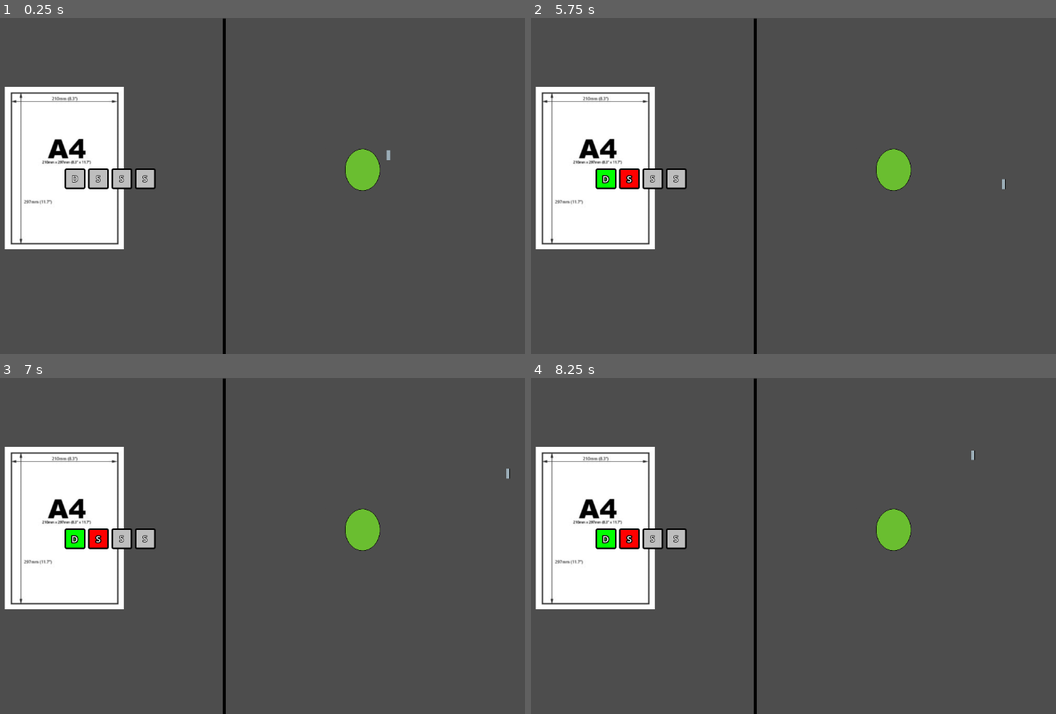
Above: before the commit, frames 1-4 (two rows, left to right).
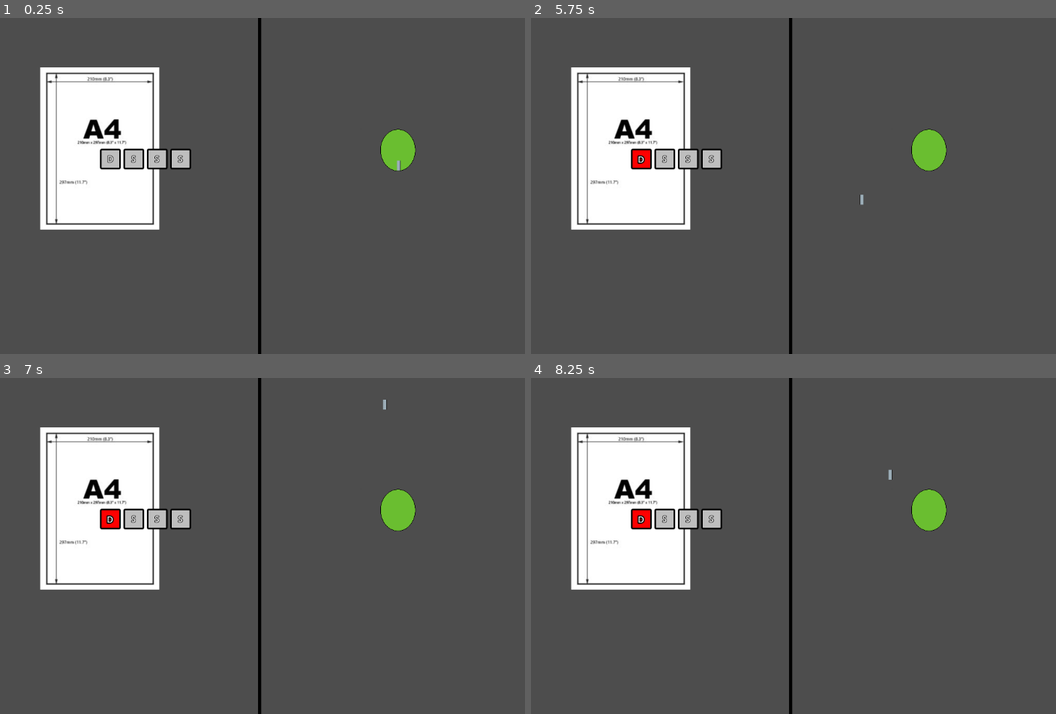
Above: after the commit, the same moments.

Repository: dueip/2024f_gamejam_misis
Game: Godot game, scene res://exam_minigame.tscn
Two runs of this game, one before a commit and one after it. Both use one fixed random seed, a clock stepped at 60 frames per second and the inputs below. This scene is started directly instead of the project's main scene.
Inputs (mouse positions are in pixels of both pictures, inside the frame that each line leads up to):
- Up to frame 1 (0.25 s): no input
- Up to frame 2 (5.75 s): tap Enter at 0.5, 4.25 s; move the mouse to (888, 169) at 0.52 s; hold D (character_right) 0.53-1.28 s; tap Space (character_dash) at 0.6, 2.75, 3.6, 5 s; click (888, 169) at 0.67 s; move the mouse to (636, 202) at 1.27 s; hold S (character_back) 1.28-2.03 s; tap E (character_drop_item) at 1.35, 4.35 s; click (636, 202) at 1.42 s; move the mouse to (814, 112) at 2.02 s; hold D (character_right) 2.03-2.78 s; hold Shift (character_run) 2.03-2.78 s; click (814, 112) at 2.17 s; move the mouse to (725, 253) at 2.77 s; hold W (character_up) 2.78-3.53 s; tap Q (character_use_item) at 2.85 s; click (725, 253) at 2.92 s; move the mouse to (935, 236) at 3.52 s; hold A (character_left) 3.53-5.03 s; click (935, 236) at 3.67 s; move the mouse to (578, 135) at 4.27 s; click (578, 135) at 4.42 s; move the mouse to (788, 186) at 5.02 s; hold S (character_back) from 5.03 s (still down); hold Shift (character_run) from 5.03 s (still down); click (788, 186) at 5.17 s
- Up to frame 3 (7 s): move the mouse to (136, 462) at 5.77 s; release S (character_back) at 5.78 s; release Shift (character_run) at 5.78 s; hold D (character_right) 5.78-6.53 s; tap Q (character_use_item) at 5.85 s; click (136, 462) at 5.92 s; move the mouse to (357, 529) at 6.52 s; hold W (character_up) from 6.53 s (still down); tap Space (character_dash) at 6.6 s; click (357, 529) at 6.67 s
- Up to frame 4 (8.25 s): move the mouse to (636, 562) at 7.27 s; release W (character_up) at 7.28 s; hold D (character_right) 7.28-8.03 s; tap E (character_drop_item) at 7.35 s; click (636, 562) at 7.42 s; move the mouse to (814, 472) at 8.02 s; hold S (character_back) from 8.03 s (still down); hold Shift (character_run) from 8.03 s (still down); click (814, 472) at 8.17 s

The runs differ from the first frame. In frame 1, 13% of the frame differs, in the area x 0-80%, y 0-100%; in frame 2, 13%; in frame 3, 13%, in the area x 0-98%, y 0-100%; in frame 4, 13%.

Commit message:
imporved exam minigame

Diff:
--- a/RightPart.gd
+++ b/RightPart.gd
@@ -5,7 +5,7 @@
 
 @onready var hole = $Hole
 @onready var SomeOtherThing = $SomeOtherThing
-
+@onready var speed : Vector2 = Vector2(0,0)
 var is_some_other_thing_in: bool = false
 
 func _ready():
@@ -14,7 +14,8 @@
 
 func _input(event):
 	if event is InputEventMouseMotion:
-		SomeOtherThing.position += event.relative
+		SomeOtherThing.position += (event.position-get_viewport_rect().size/2)
+		Input.warp_mouse(get_viewport_rect().size/2)
 	if event is InputEventMouseButton && event.button_index == MOUSE_BUTTON_LEFT && not event.is_echo():
 		if is_some_other_thing_in:
 			print("Correct!")
@@ -22,11 +23,19 @@
 
 func _process(delta):
 
+	SomeOtherThing.position += speed * delta
 	SomeOtherThing.global_position.x = clampf(SomeOtherThing.global_position.x, get_viewport_rect().size.x / 2, get_viewport_rect().size.x);
 	SomeOtherThing.global_position.y = clampf(SomeOtherThing.global_position.y, 0, get_viewport_rect().size.y);
 
-	SomeOtherThing.position.x += randf_range(-1, 1) * 10
-	SomeOtherThing.position.y += randf_range(-1, 1) * 10
+func _physics_process(delta):
+	var stats = preload("res://global_char_stats.tres")
+	var mult = Booze.lvls()[stats.booze_lvl]
+	if speed.length()>500:
+		speed/=10
+	speed.x += randfn(0,30)*(1+ mult)
+	speed.x += randfn(0,30)*(1+ mult)
+	speed.y += randfn(0,30)*(1+ mult)
+	speed.y += randfn(0,30)*(1+ mult)
 
 
 
--- a/exam_minigame.tscn
+++ b/exam_minigame.tscn
@@ -1,8 +1,9 @@
-[gd_scene load_steps=5 format=3 uid="uid://4slegr2fv0pm"]
+[gd_scene load_steps=6 format=3 uid="uid://cxjcuhmkd8ak"]
 
 [ext_resource type="Script" path="res://exam_minigame.gd" id="1_pm2af"]
-[ext_resource type="PackedScene" uid="uid://bnc5nhr5fhhsb" path="res://right_part.tscn" id="1_vj1tb"]
-[ext_resource type="PackedScene" uid="uid://yftxegk1j0wc" path="res://left_part.tscn" id="2_j1shc"]
+[ext_resource type="PackedScene" uid="uid://dq8dsyd4cpce1" path="res://right_part.tscn" id="1_vj1tb"]
+[ext_resource type="PackedScene" uid="uid://dpcb1xrdosy0p" path="res://left_part.tscn" id="2_j1shc"]
+[ext_resource type="Script" path="res://Camera2D.gd" id="4_4k08r"]
 
 [sub_resource type="Curve" id="Curve_qaopc"]
 _data = [Vector2(0.572165, 0.68421), 0.0, 0.0, 0, 0]
@@ -24,3 +25,7 @@
 
 [node name="Bilet" parent="." instance=ExtResource("2_j1shc")]
 position = Vector2(267, 290)
+
+[node name="Camera2D" type="Camera2D" parent="."]
+position = Vector2(508, 362)
+script = ExtResource("4_4k08r")
--- a/inventory/global_inventory.tres
+++ b/inventory/global_inventory.tres
@@ -8,7 +8,7 @@
 [sub_resource type="Resource" id="Resource_s1n2m"]
 script = ExtResource("2_ypycj")
 item = ExtResource("2_jjs0e")
-amount = 1
+amount = 2
 clear_if_empty = true
 capacity = 1
 
@@ -17,7 +17,7 @@
 item = ExtResource("2_7ijxr")
 amount = 0
 clear_if_empty = false
-capacity = 3
+capacity = 99
 
 [resource]
 script = ExtResource("1_aofla")
--- a/item_generaion/item_generator.gd
+++ b/item_generaion/item_generator.gd
@@ -25,7 +25,6 @@
 	rand_timer.timeout.connect(restart_timer)
 
 func spawn_item():
-	print("spawning item")
 	var test_instance=test_collosion.instantiate()
 	var child_item = item_scene.instantiate()
 	var stop = false
@@ -34,7 +33,6 @@
 		pos = Vector3(randf_range(-map_size.x/2,map_size.x/2),3.5,randf_range(-map_size.y/2,map_size.y/2))
 		pos.x+=map_center.x
 		pos.z+=map_center.y
-		print(pos)
 		test_instance.position=pos
 		add_child(test_instance)
 		await get_tree().create_timer(0.3).timeout
--- a/test_tw.tscn
+++ b/test_tw.tscn
@@ -1,11 +1,11 @@
-[gd_scene load_steps=13 format=3 uid="uid://626ehrp4x5p8"]
+[gd_scene load_steps=14 format=3 uid="uid://626ehrp4x5p8"]
 
 [ext_resource type="PackedScene" uid="uid://ukij8uagjnc7" path="res://test_room.tscn" id="1_ju52g"]
 [ext_resource type="Script" path="res://test_tw.gd" id="1_ppaav"]
 [ext_resource type="PackedScene" uid="uid://dr1t3444vuiws" path="res://TW/TW.tscn" id="2_fbpmy"]
 [ext_resource type="PackedScene" uid="uid://bvxofregcai0m" path="res://minigames/coffee_minigame.tscn" id="3_3feon"]
+[ext_resource type="Script" path="res://Camera.gd" id="3_w417h"]
 [ext_resource type="PackedScene" uid="uid://ca2gl01dha7hl" path="res://minigames/beer_minigame.tscn" id="4_g6pux"]
-
 [ext_resource type="PackedScene" uid="uid://0f2cjseltxve" path="res://WASD.tscn" id="5_1y2sq"]
 [ext_resource type="PackedScene" uid="uid://5bfg3f511vji" path="res://crowd.tscn" id="6_ghrwc"]
 [ext_resource type="PackedScene" uid="uid://brh20oloycgj3" path="res://item_generaion/item_generator.tscn" id="7_571j2"]
@@ -27,7 +27,8 @@
 editor_only = true
 
 [node name="Camera" parent="TestRoom" index="3"]
-transform = Transform3D(1, 0, 0, 0, 0.872922, 0.48786, 0, -0.48786, 0.872922, -0.917303, 7.56586, 13.7569)
+transform = Transform3D(1, 0, 0, 0, 0.866025, 0.5, 0, -0.5, 0.866025, -0.839538, 7.56586, 13.7569)
+script = ExtResource("3_w417h")
 
 [node name="coffee_tw" parent="." node_paths=PackedStringArray("minigame") instance=ExtResource("2_fbpmy")]
 transform = Transform3D(-0.999198, 0, -0.0400445, 0, 1, 0, 0.0400445, 0, -0.999198, 6.88699, 5.06528, 3.61969)
Not shown: 1 places in left_part.tscn that only renumber resources
Not shown: 1 places in right_part.tscn that only renumber resources
